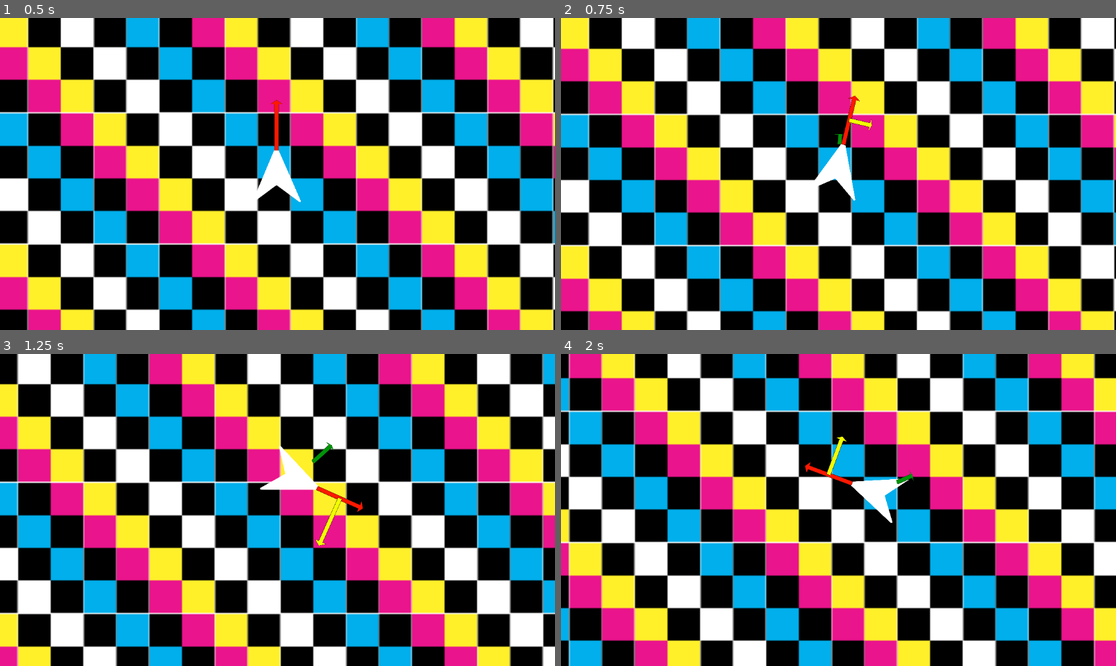
Above: before the commit, frames 1-4 (two rows, left to right).
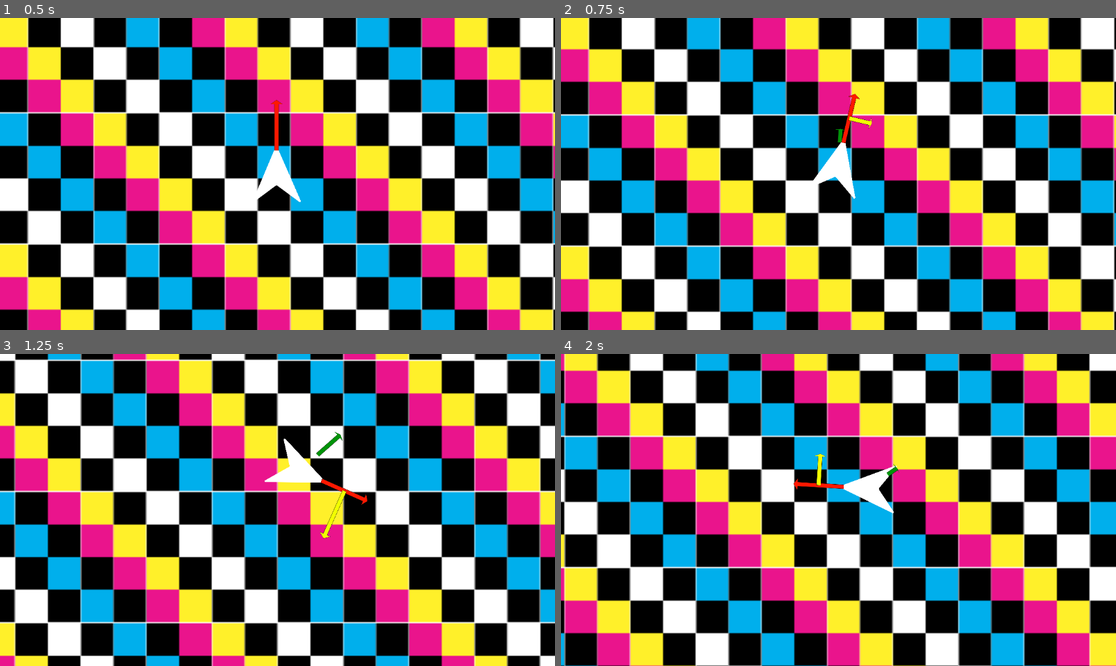
Above: after the commit, the same moments.

Repository: ParadoxArcher/Angle_Advantage
Game: Godot game, scene res://Scenes/GameScene.tscn
Same seed, same stepped clock (60 frames per second), same inputs: the game is played once before the commit and once after it.
Inputs:
- Up to frame 1 (0.5 s): no input
- Up to frame 2 (0.75 s): tap Enter at 0.5 s; hold D (RotateRight) from 0.53 s (still down); hold W (Boost) from 0.53 s (still down)
- Up to frame 3 (1.25 s): keep holding D (RotateRight); keep holding W (Boost)
- Up to frame 4 (2 s): release D (RotateRight) at 1.28 s; release W (Boost) at 1.28 s; hold S (Back) from 1.28 s (still down); tap W (Boost) at 1.35 s

Frame 1 is identical in both runs. In frame 2, 5.5% of the frame differs, in the area x 0-100%, y 9-95%; in frame 3, 43%; in frame 4, 84%, in the area x 0-100%, y 0-100%.

Commit message:
vault backup: 2025-01-11 23:17:32

Diff:
--- a/zProject Files/Godot/Scripts/PlayerScript.gd
+++ b/zProject Files/Godot/Scripts/PlayerScript.gd
@@ -4,8 +4,8 @@
 ## Boost Variables
 var BoostDir = Vector2(0, 0)
 @export var MaxSpeed = [1000, 1000] # {0: Fluctuating, 1: BaseMaxSpeed}
-@export var SpeedAccel = 1
-@export var SpeedDecel = [0, .5] # {0: Fluctuating,  1: Decel}
+@export var SpeedAccel = 1.3
+@export var SpeedDecel = [0, .3] # {0: Fluctuating,  1: Decel}
 
 ## Rotation Variables
 var RotaSpeed : float = 0
@@ -14,7 +14,7 @@
 @export var RotaDecel = [0, PI/8] # {0: Fluctuating, 1: BaseRotaDecel}
 
 ## Brake Variables
-@export var BrakeDecelMult = [2.5, 2] # {0: SpeedDecelMult, 1: RotaDecelMult}
+@export var BrakeDecelMult = [5, 2] # {0: SpeedDecelMult, 1: RotaDecelMult}
 
 ##Dodge Variables
 @export var DodgeMaxSpeed = [1.5, 100, -4] # {0: MaxSpeedMultiplier, 1: MaxSpeedDecel, 2: EaseCurve}
@@ -29,9 +29,7 @@
 #endregion
 
 func _physics_process(delta):
-	var MoveInput = Vector2(Input.get_action_strength("RotateRight") - Input.get_action_strength("RotateLeft"), Input.get_action_strength("Boost") - Input.get_action_strength("Brake"))
-
-
+	var MoveInput = Vector2(Input.get_action_strength("RotateRight") - Input.get_action_strength("RotateLeft"), Input.get_action_strength("Boost") - Input.get_action_strength("Back"))
 
 	#region isBraking
 	var isBraking = false
@@ -45,25 +43,26 @@
 	else:
 		SpeedDecel[0] = SpeedDecel[1] * BrakeDecelMult[0]
 
-	var AccelRate
+	var AccelRate = 0
 	if MoveInput.y > 0:
 		BoostDir = Vector2(cos(rotation), sin(rotation))
-		AccelRate = SpeedAccel - SpeedDecel[0] * (BoostDir.dot(velocity.normalized()) / 2 )
+		var CounterAccel = BoostDir.dot(velocity.normalized()) # Needs to have it's sign preserved after +1 then /2, but to optimize it is left alone here
+		AccelRate = SpeedAccel - SpeedDecel[0] * ((CounterAccel + 1 ) / 2 * sign(CounterAccel) )
 		print(AccelRate)
 	else:
 		BoostDir = Vector2(0, 0)
 		AccelRate = SpeedDecel[0] #BaseSpeedDecel
 	#endregion
 
-	#region Rotation Rate
+	#region Rotation
 	if not isBraking:
 		RotaDecel[0] = RotaDecel[1]
 	else:
 		RotaDecel[0] = RotaDecel[1] * BrakeDecelMult[1]
 
-	var RotaRate
-	var CounterSteer = absf((RotaSpeed / MaxRota[0] ) - MoveInput.x)
+	var RotaRate = 0
 	if MoveInput.x != 0:
+		var CounterSteer = absf((RotaSpeed / MaxRota[0] ) - MoveInput.x)
 		RotaRate = RotaAccel + RotaDecel[0] * CounterSteer
 	else:
 		RotaRate = RotaDecel[0]
Not shown, changed: .obsidian/workspace.json
